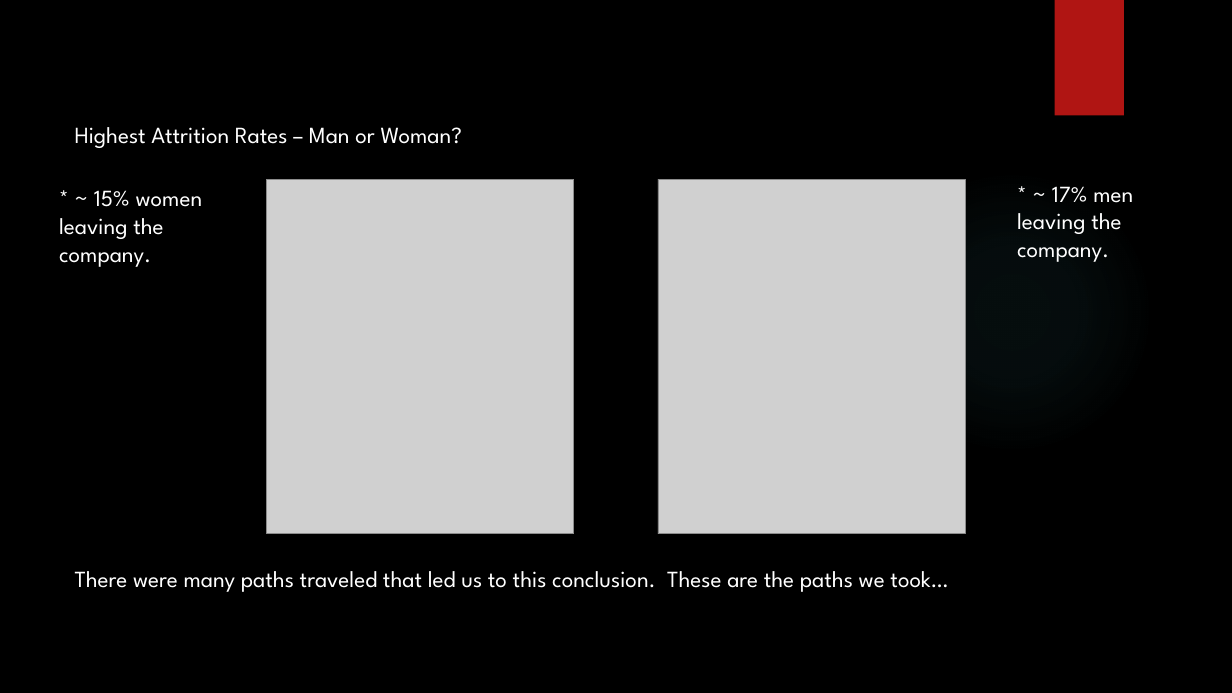
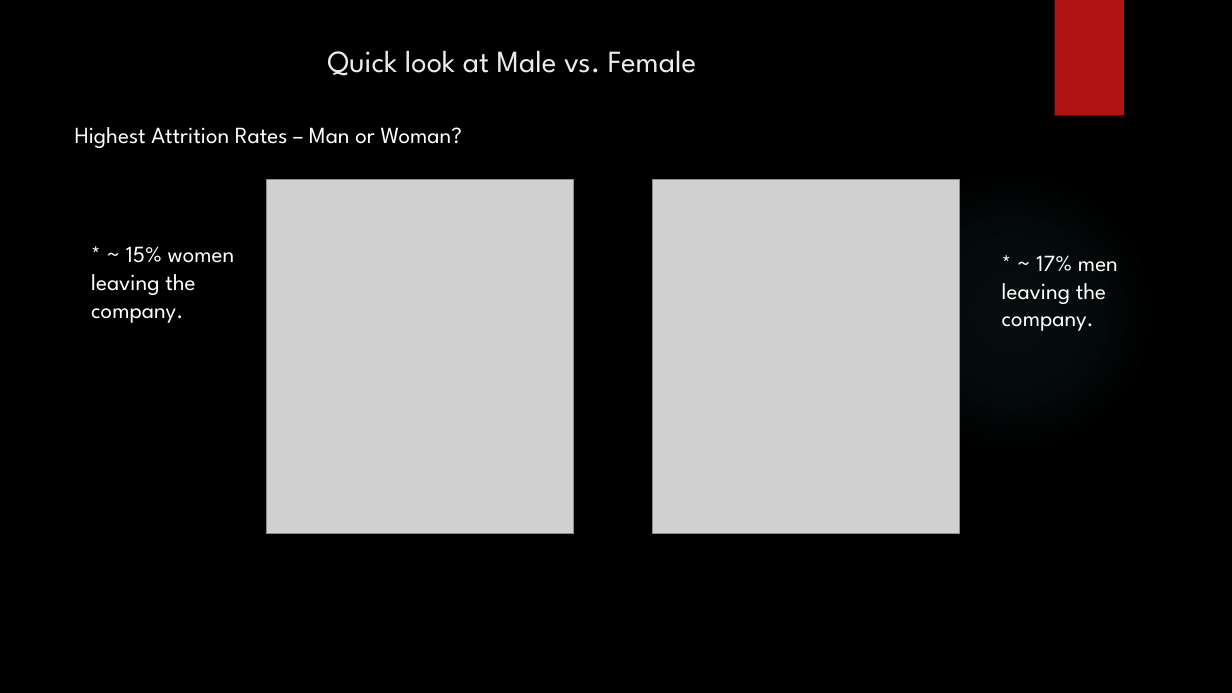
Before and after one commit to vazquezs123/DATA_SCIENCE_CS02, a slide deck: slide 28 of case_study_02_presentation.pptx (slide 24 before the commit). Drawn at 1232x693 pixels with LibreOffice and Linux fonts; fonts in the diff are those of the drawing; grey boxes stand for pictures; background and template pictures are left out. Boxes give left, top, right and bottom in pixels: in the first picture for what was removed or moved away, otherwise in the second. Text is boxed around its words. In the diff, an @@ line names an element or a change of style, - is before the commit and + after.

Commit message:
updated presentation

```diff
--- a/case_study_02_presentation.pptx
+++ b/case_study_02_presentation.pptx
@@ text added at [327, 50, 696, 76], 24 pt, text #EBEBEB @@
+Quick look at Male vs. Female
@@ picture: place and size @@
-picture at [658, 179, 966, 534]
+picture at [653, 179, 960, 534]
@@ text "* ~ 15% women leaving ...": place and size @@
-text "* ~ 15% women leaving ..." at [59, 190, 203, 267]
+text "* ~ 15% women leaving ..." at [91, 246, 235, 323]
@@ text "* ~ 17% men leaving ...": place and size @@
-text "* ~ 17% men leaving ..." at [1017, 186, 1133, 262]
+text "* ~ 17% men leaving ..." at [1002, 255, 1118, 331]
@@ text removed at [75, 571, 948, 592] @@
-There were many paths traveled that led us to this conclusion. These are the paths we took…
```
Also in this commit, not shown: 8 other slides changed, 5 slides added, 12 slides removed, 1 other file.
